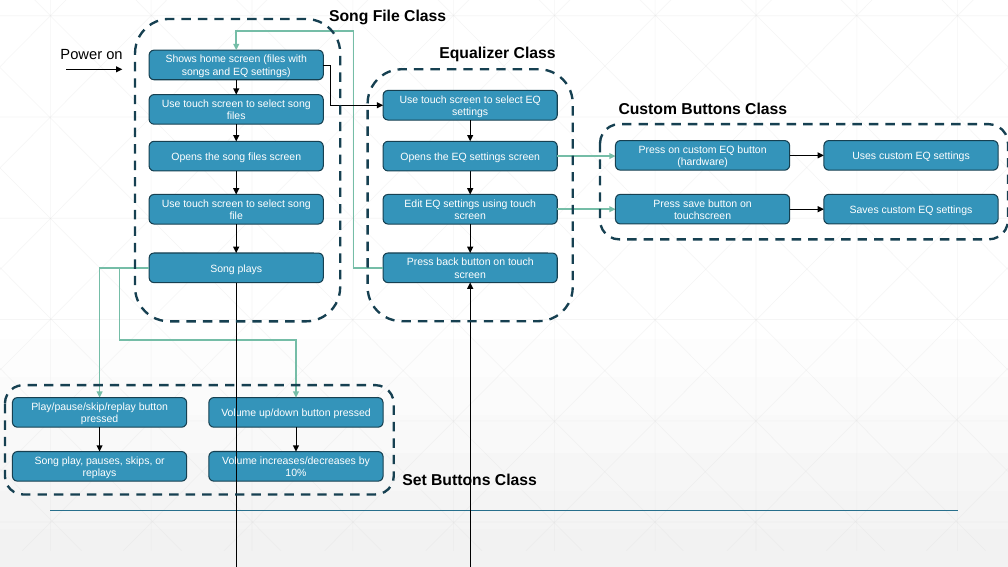
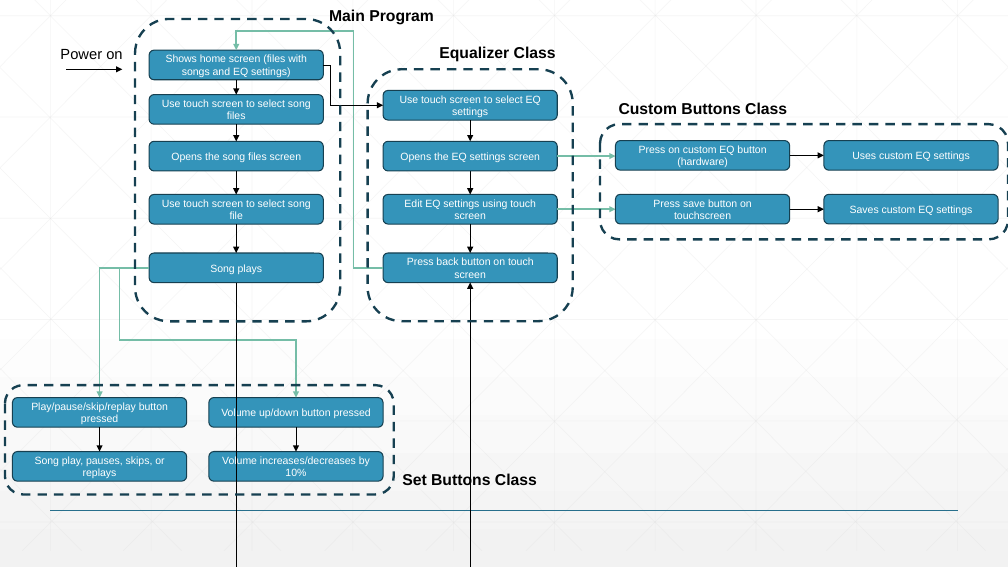
Before and after one commit to ainithit/ENGI301, a slide deck: slide 7 of project_01/docs/Bunchatheravate_ENGI301_project_01_proposal_with_software_block_diagram.pptx. Drawn at 1008x567 pixels with LibreOffice and Linux fonts; fonts in the diff are those of the drawing. Boxes give left, top, right and bottom in pixels: in the first picture for what was removed or moved away, otherwise in the second. Text is boxed around its words. In the diff, an @@ line names an element or a change of style, - is before the commit and + after.

```diff
--- a/project_01/docs/Bunchatheravate_ENGI301_project_01_proposal_with_software_block_diagram.pptx
+++ b/project_01/docs/Bunchatheravate_ENGI301_project_01_proposal_with_software_block_diagram.pptx
@@ text at box(329, 9, 434, 25): text changed @@
-Song File Class
+Main Program
```
